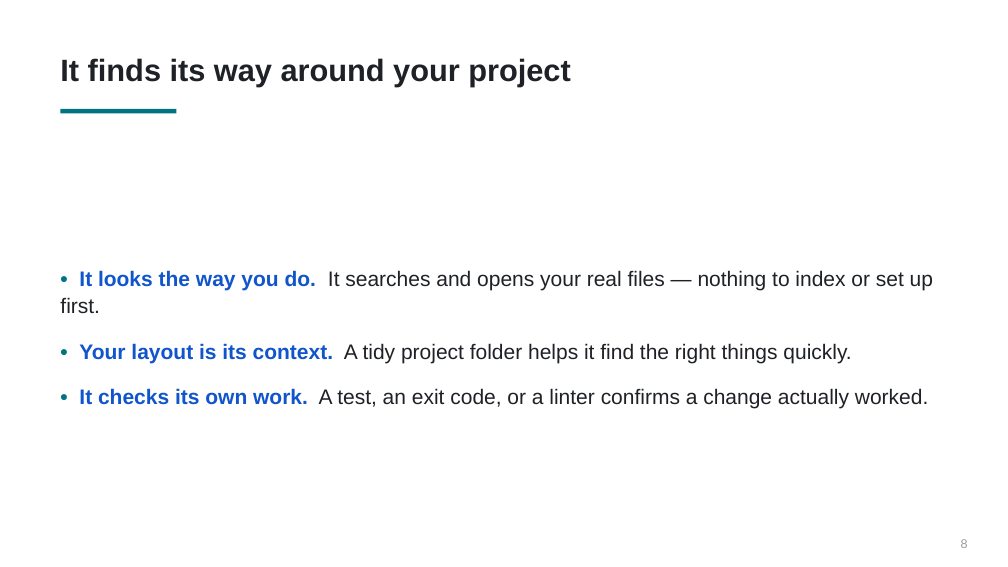
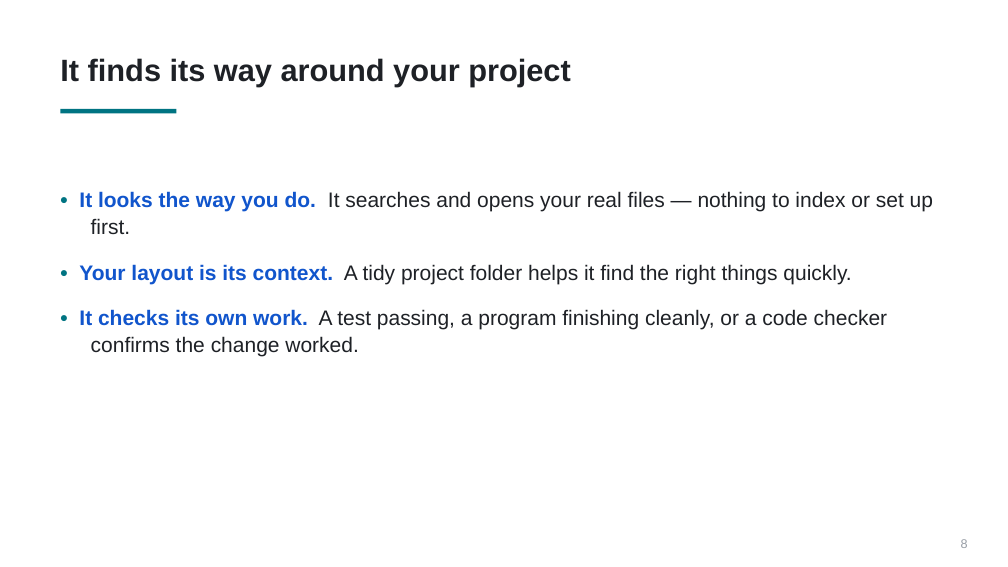
Before and after one commit to PursuitOfDataScience/uchicago-workshops, a slide deck: slide 8 of claude-code-tutorial/claude-code-tutorial.pptx. Drawn at 1008x567 pixels with LibreOffice and Linux fonts; fonts in the diff are those of the drawing. Boxes give left, top, right and bottom in pixels: in the first picture for what was removed or moved away, otherwise in the second. Text is boxed around its words. In the diff, an @@ line names an element or a change of style, - is before the commit and + after.

```diff
--- a/claude-code-tutorial/claude-code-tutorial.pptx
+++ b/claude-code-tutorial/claude-code-tutorial.pptx
@@ text "• It looks the way ...": place and size @@
-text "• It looks the way ..." at box(60, 270, 933, 408)
+text "• It looks the way ..." at box(79, 191, 933, 357)
@@ text "• It looks the way ..." at box(79, 191, 933, 357): vertical alignment middle to top @@
@@ text at box(79, 191, 933, 284): indent changed @@
@@ text at box(79, 309, 887, 357): text changed @@
-• It checks its own work. A test, an exit code, or a linter confirms a change actually worked.
+• It checks its own work. A test passing, a program finishing cleanly, or a code checker confirms the change worked.
```
Also in this commit, not shown: 17 other slides changed, 21 other files.
